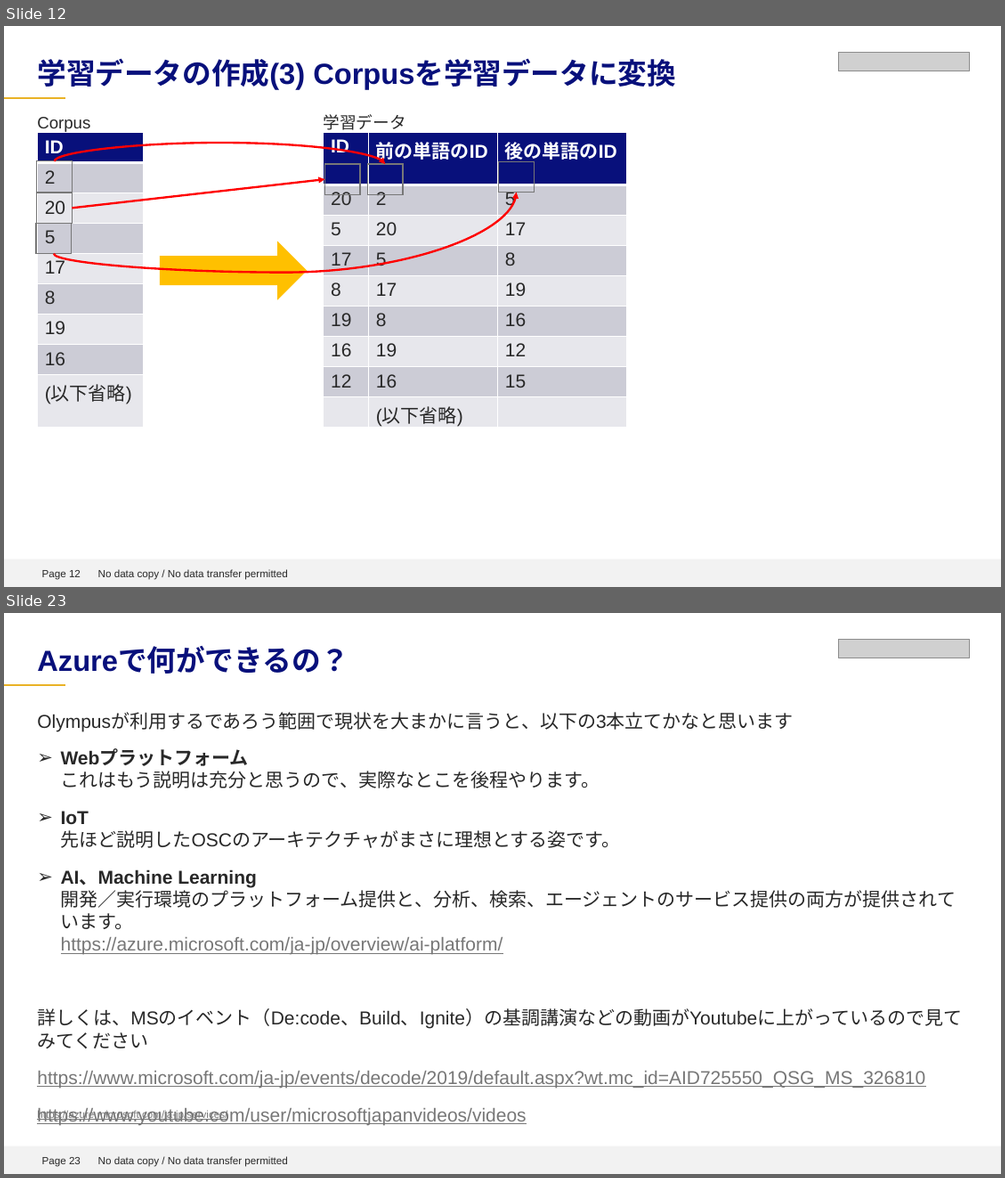
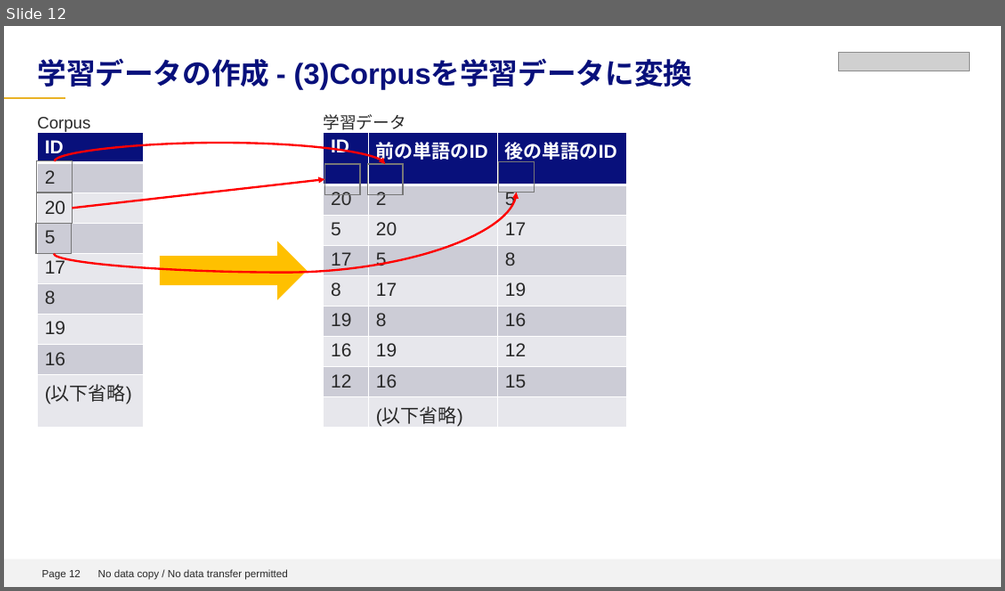
Before and after one commit to sunday-robot/DeepLerningKot, a slide deck: word2vecの紹介.pptx. Shown one above the other, each under a label of ours: slides 12 and 23 before the commit, slide 12 after it; the slides between them are not shown. The pictures are 1005x1178 and 1005x591 pixels, drawn with LibreOffice and Linux fonts; fonts in the diff are those of the drawing; grey boxes stand for pictures; background and template pictures are left out. Boxes give left, top, right and bottom in pixels: in the first picture for what was removed or moved away, otherwise in the second. Text is boxed around its words. In the diff, an @@ line names an element or a change of style, - is before the commit and + after.

```diff
--- a/word2vecの紹介.pptx
+++ b/word2vecの紹介.pptx
@@ slide 23 removed at bbox=[4, 613, 1001, 1174], background #FFFFFF; not listed: 4 template elements that a slide beside it also shows @@
@@ picture removed at bbox=[839, 639, 970, 657] @@
@@ title removed at bbox=[37, 648, 349, 674] @@
-Azureで何ができるの？
@@ text removed at bbox=[37, 713, 962, 1088] @@
-      Olympusが利用するであろう範囲で現状を大まかに言うと、以下の3本立てかなと思います
-      ➢ Webプラットフォーム
-        これはもう説明は充分と思うので、実際なとこを後程やります。
-      ➢ IoT
-        先ほど説明したOSCのアーキテクチャがまさに理想とする姿です。
-      ➢ AI、Machine Learning
-        開発／実行環境のプラットフォーム提供と、分析、検索、エージェントのサービス提供の両方が提供されています。
-        https://azure.microsoft.com/ja-jp/overview/ai-platform/
-      詳しくは、MSのイベント（De:code、Build、Ignite）の基調講演などの動画がYoutubeに上がっているので見てみてください
-      https://www.microsoft.com/ja-jp/events/decode/2019/default.aspx?wt.mc_id=AID725550_QSG_MS_326810
-      https://www.youtube.com/user/microsoftjapanvideos/videos
@@ text removed at bbox=[37, 1110, 227, 1120] @@
-https://azure.microsoft.com/ja-jp/services/
@@ slide 12 changed as well @@
@@ title at bbox=[37, 58, 693, 89]: text changed @@
-学習データの作成(3) Corpusを学習データに変換
+学習データの作成 - (3)Corpusを学習データに変換
```
Also in this commit, not shown: 8 other slides changed, 2 slides added, 12 other slides removed.
